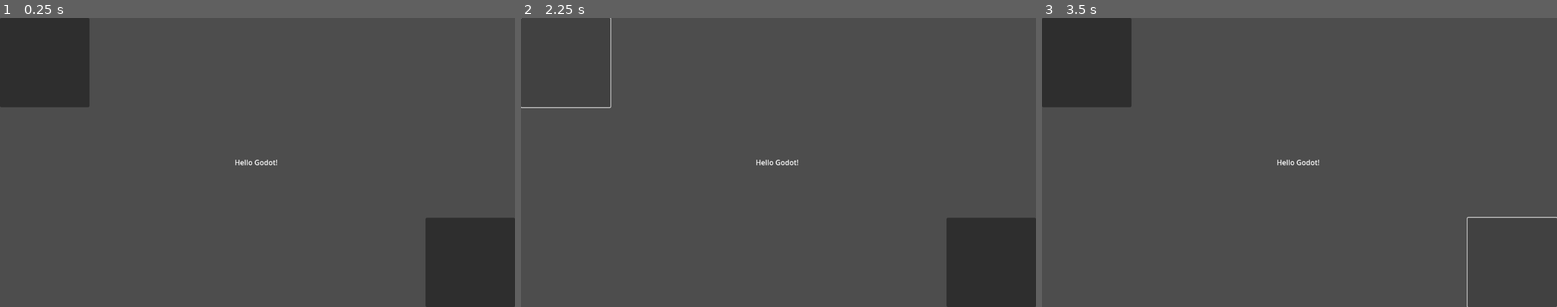
Above: before the commit, frames 1-3 (left to right).
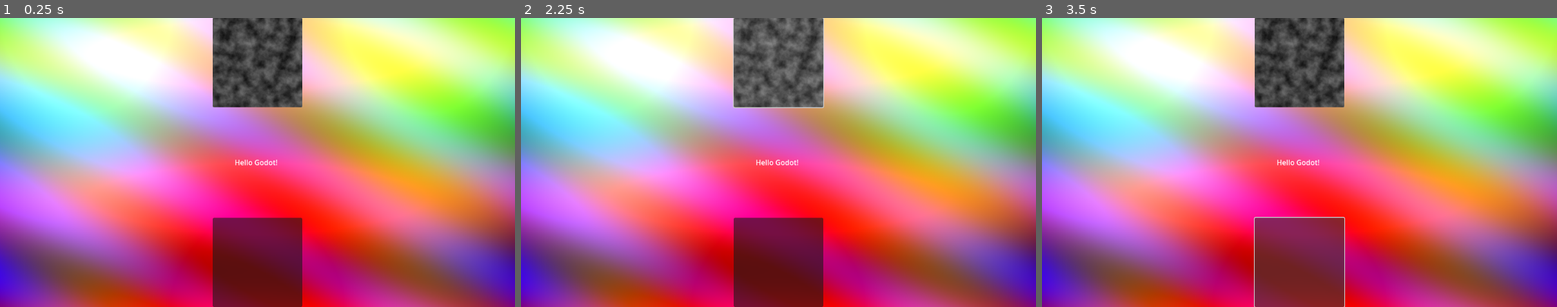
Above: after the commit, the same moments.

Repository: gllmAR/gd-webexport-minimal
Game: Godot game, scene res://main.tscn
Two runs of this game, one before a commit and one after it. Both use one fixed random seed, a clock stepped at 60 frames per second and the inputs below.
Inputs (mouse positions are in pixels of both pictures, inside the frame that each line leads up to; where the layout moved, square brackets give the same spot in the first picture):
- Up to frame 1 (0.25 s): no input
- Up to frame 2 (2.25 s): click (778, 61) [567, 61] at 0.5 s; click (778, 263) [989, 263] at 1.25 s; click (778, 61) [567, 61] at 2 s
- Up to frame 3 (3.5 s): click (1299, 263) [1510, 263] at 2.75 s

The runs differ from the first frame. In frame 1, 96% of the frame differs, in the area x 0-100%, y 0-100%; in frame 2, 96%; in frame 3, 96%.

Commit message:
Add button functionality and audio integration for mallet and surge controls, update project configuration

Diff:
--- a/mon_projet/button_mallet.gd
+++ b/mon_projet/button_mallet.gd
@@ -1,7 +1,8 @@
 extends Button
 
-
+func _process(delta: float) -> void:
+	if Input.is_action_just_pressed("go_mallet"):
+		self._on_pressed()
 
 func _on_pressed() -> void:
 	$"./AudioStreamPlayer-mallet".play()
-	pass # Replace with function body.
--- a/mon_projet/button_surge.gd
+++ b/mon_projet/button_surge.gd
@@ -1,5 +1,8 @@
 extends Button
 
+func _process(delta: float) -> void:
+	if Input.is_action_just_pressed("go_surge"):
+		self._on_pressed()
 
 func _on_pressed() -> void:
 	$"./AudioStreamPlayer-surge".play()
--- a/mon_projet/main.tscn
+++ b/mon_projet/main.tscn
@@ -1,9 +1,15 @@
-[gd_scene load_steps=5 format=3 uid="uid://b8bouqjhohwdn"]
+[gd_scene load_steps=8 format=3 uid="uid://b8bouqjhohwdn"]
 
 [ext_resource type="Script" uid="uid://bhqxjeobkr84f" path="res://button_surge.gd" id="1_1bvp3"]
-[ext_resource type="AudioStream" path="uid://dsbmj6eduu34y" id="2_0xm2m"]
 [ext_resource type="Script" uid="uid://cticlhu16wbp7" path="res://button_mallet.gd" id="2_h2yge"]
-[ext_resource type="AudioStream" path="uid://c8halkxepudsm" id="2_lquwl"]
+[ext_resource type="AudioStream" path="uid://dsbmj6eduu34y" id="3_lquwl"]
+[ext_resource type="AudioStream" path="uid://c8halkxepudsm" id="5_7mycd"]
+[ext_resource type="Texture2D" uid="uid://ct00x21s0e2m3" path="res://img/fond.png" id="5_lquwl"]
+
+[sub_resource type="FastNoiseLite" id="FastNoiseLite_lquwl"]
+
+[sub_resource type="NoiseTexture2D" id="NoiseTexture2D_7mycd"]
+noise = SubResource("FastNoiseLite_lquwl")
 
 [node name="Control" type="Control"]
 layout_mode = 3
@@ -13,30 +19,58 @@
 grow_horizontal = 2
 grow_vertical = 2
 
+[node name="TextureRect-fond" type="TextureRect" parent="."]
+layout_mode = 1
+anchors_preset = 15
+anchor_right = 1.0
+anchor_bottom = 1.0
+grow_horizontal = 2
+grow_vertical = 2
+texture = ExtResource("5_lquwl")
+expand_mode = 1
+
 [node name="Button-mallet" type="Button" parent="."]
 layout_mode = 1
-offset_right = 200.0
+anchors_preset = 5
+anchor_left = 0.5
+anchor_right = 0.5
+offset_left = -100.0
+offset_right = 100.0
 offset_bottom = 200.0
+grow_horizontal = 2
 script = ExtResource("2_h2yge")
 
 [node name="AudioStreamPlayer-mallet" type="AudioStreamPlayer" parent="Button-mallet"]
-stream = ExtResource("2_0xm2m")
+stream = ExtResource("3_lquwl")
+
+[node name="TextureRect-noise" type="TextureRect" parent="Button-mallet"]
+show_behind_parent = true
+custom_minimum_size = Vector2(200, 200)
+layout_mode = 1
+anchors_preset = 15
+anchor_right = 1.0
+anchor_bottom = 1.0
+grow_horizontal = 2
+grow_vertical = 2
+texture = SubResource("NoiseTexture2D_7mycd")
+expand_mode = 1
 
 [node name="Button-surge" type="Button" parent="."]
 layout_mode = 1
-anchors_preset = 3
-anchor_left = 1.0
+anchors_preset = 7
+anchor_left = 0.5
 anchor_top = 1.0
-anchor_right = 1.0
+anchor_right = 0.5
 anchor_bottom = 1.0
-offset_left = -200.0
+offset_left = -100.0
 offset_top = -200.0
-grow_horizontal = 0
+offset_right = 100.0
+grow_horizontal = 2
 grow_vertical = 0
 script = ExtResource("1_1bvp3")
 
 [node name="AudioStreamPlayer-surge" type="AudioStreamPlayer" parent="Button-surge"]
-stream = ExtResource("2_lquwl")
+stream = ExtResource("5_7mycd")
 volume_db = -6.0
 
 [node name="RichTextLabel-hello" type="RichTextLabel" parent="."]
--- a/mon_projet/project.godot
+++ b/mon_projet/project.godot
@@ -15,6 +15,19 @@
 config/features=PackedStringArray("4.4", "GL Compatibility")
 config/icon="res://icon.svg"
 
+[input]
+
+go_mallet={
+"deadzone": 0.2,
+"events": [null, Object(InputEventKey,"resource_local_to_scene":false,"resource_name":"","device":0,"window_id":0,"alt_pressed":false,"shift_pressed":false,"ctrl_pressed":false,"meta_pressed":false,"pressed":false,"keycode":0,"physical_keycode":90,"key_label":0,"unicode":0,"location":0,"echo":false,"script":null)
+]
+}
+go_surge={
+"deadzone": 0.2,
+"events": [Object(InputEventKey,"resource_local_to_scene":false,"resource_name":"","device":0,"window_id":0,"alt_pressed":false,"shift_pressed":false,"ctrl_pressed":false,"meta_pressed":false,"pressed":false,"keycode":0,"physical_keycode":88,"key_label":0,"unicode":0,"location":0,"echo":false,"script":null)
+]
+}
+
 [rendering]
 
 renderer/rendering_method="gl_compatibility"
Binary file added: mon_projet/img/fond.png
Not shown, added: mon_projet/img/fond.png.import
Not shown, changed: mon_projet/export/web/index.html
Not shown, changed: mon_projet/export/web/index.pck
